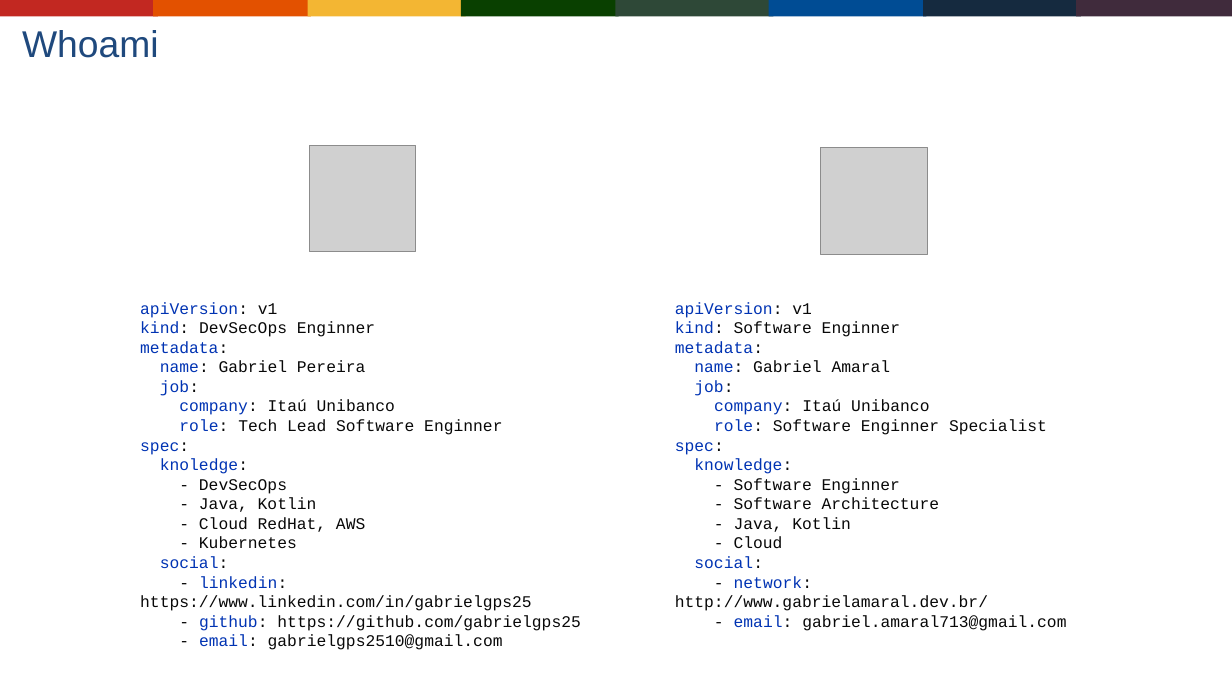
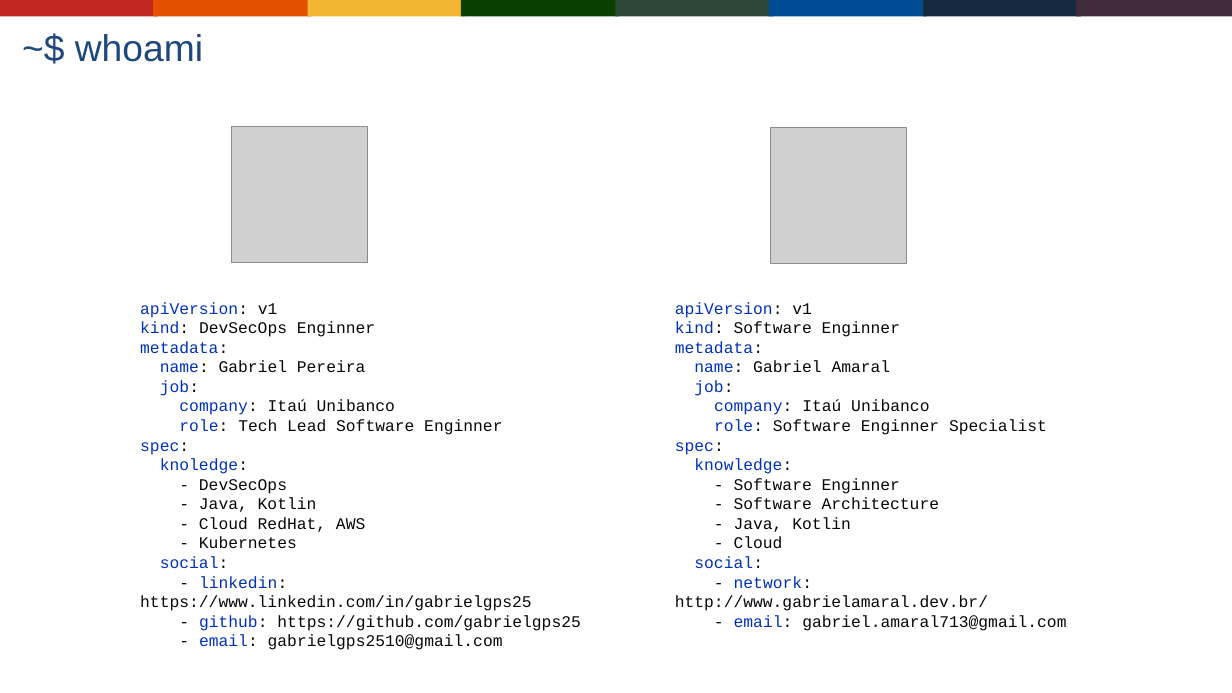
Before and after one commit to Gabrielgps25/meetup-kotlin-java-differences-features, a slide deck: slide 2 of buscando-interoperabilidade-entre-java-jvm-kotlin.odp. Drawn at 1232x693 pixels with LibreOffice and Linux fonts; fonts in the diff are those of the drawing; grey boxes stand for pictures; background and template pictures are left out. Boxes give left, top, right and bottom in pixels: in the first picture for what was removed or moved away, otherwise in the second. Text is boxed around its words. In the diff, an @@ line names an element or a change of style, - is before the commit and + after.

```diff
--- a/buscando-interoperabilidade-entre-java-jvm-kotlin.odp
+++ b/buscando-interoperabilidade-entre-java-jvm-kotlin.odp
@@ title at [75,34,203,62]: text changed @@
-Whoami
+~$ whoami
@@ picture: place and size @@
-picture at [309,145,416,251]
+picture at [231,127,367,262]
@@ picture: place and size @@
-picture at [820,148,928,255]
+picture at [770,128,906,264]
```
Also in this commit, not shown: 21 other slides changed.
